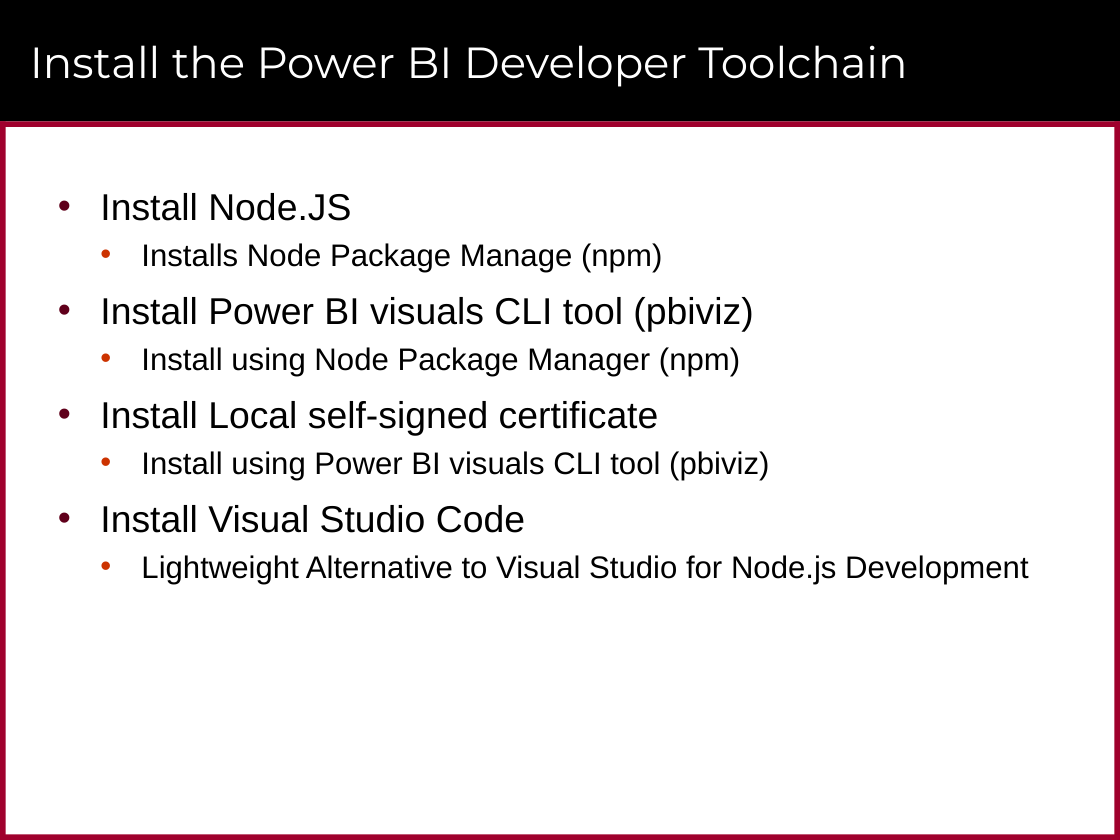
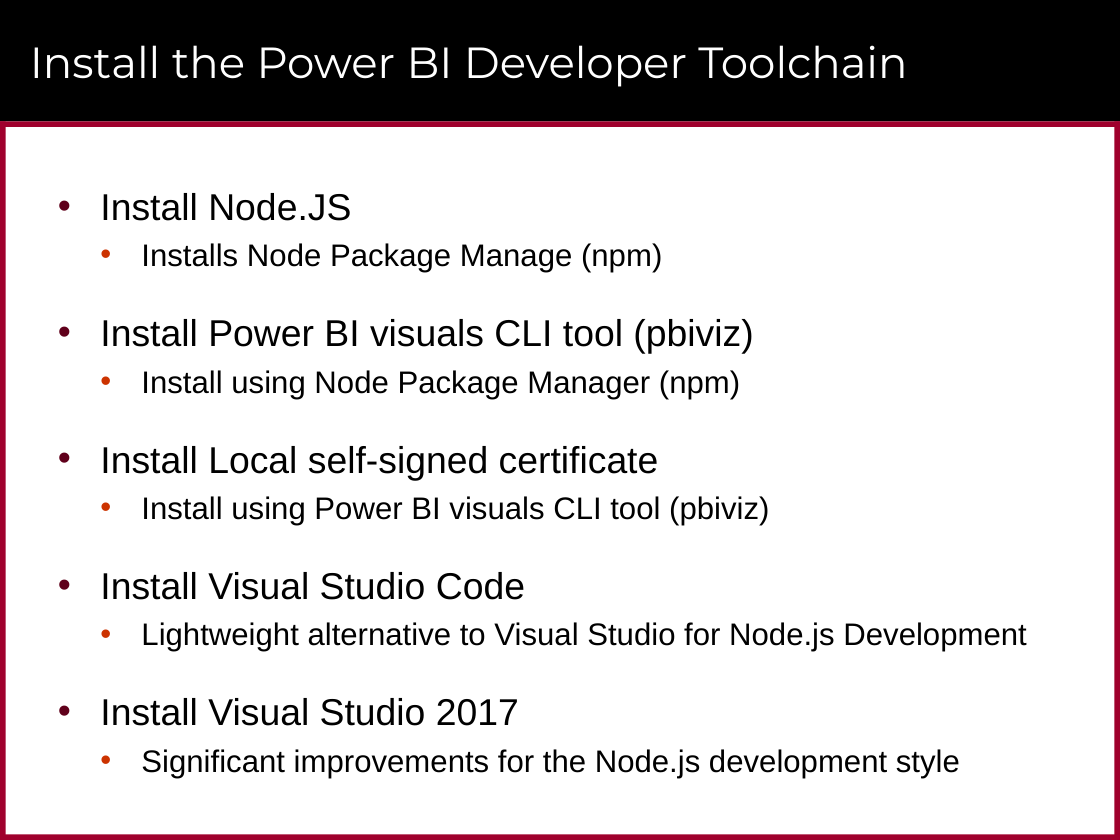
Before and after one commit to CriticalPathTraining/CustomVisualsForPowerBI, a slide deck: slide 29 of CustomVisualsForPowerBI.pptx (slide 26 before the commit). Drawn at 1120x840 pixels with LibreOffice and Linux fonts; fonts in the diff are those of the drawing; background and template pictures are left out. Boxes give left, top, right and bottom in pixels: in the first picture for what was removed or moved away, otherwise in the second. Text is boxed around its words. In the diff, an @@ line names an element or a change of style, - is before the commit and + after.

```diff
--- a/CustomVisualsForPowerBI.pptx
+++ b/CustomVisualsForPowerBI.pptx
@@ text at <box>100,319,753,600</box>: line spacing 1 to 1.5 @@
@@ text at <box>100,622,1026,778</box>: text changed @@
-  • Lightweight Alternative to Visual Studio for Node.js Development
+  • Lightweight alternative to Visual Studio for Node.js Development
+• Install Visual Studio 2017
+  • Significant improvements for the Node.js development style
```
Also in this commit, not shown: 17 other slides changed, 10 slides added, 25 slides removed, 29 other files.
